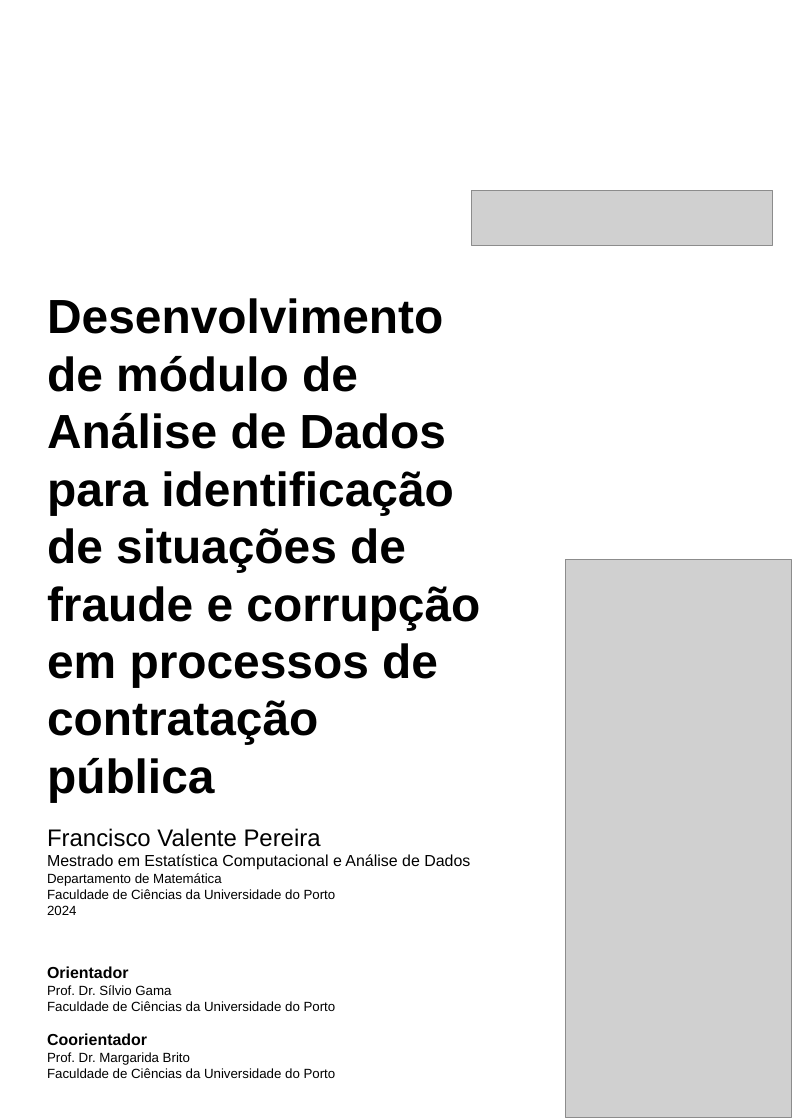
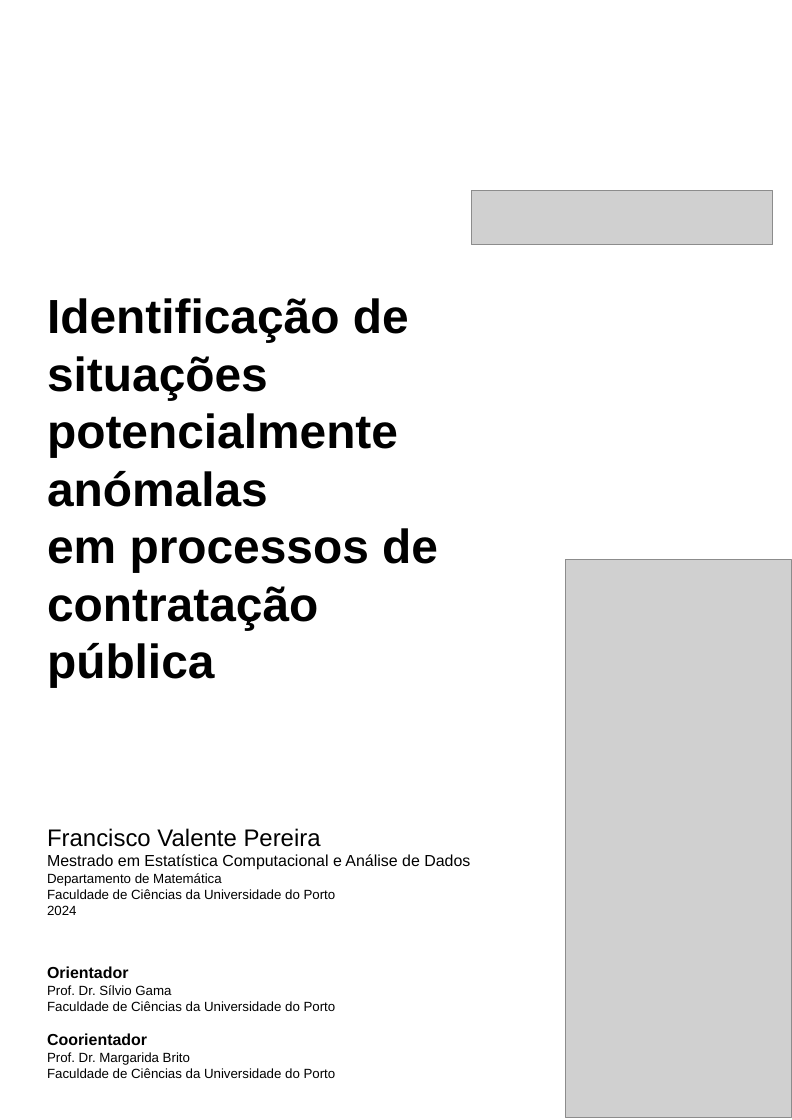
Before and after one commit to francisco-vpereira/ForceraIntership, a slide deck: slide 1 of tese/tese_pt/front-matter/Capa/FolhaRosto_InteriorCD_CapaCD_MSc_PowerPoint.pptx. Drawn at 792x1120 pixels with LibreOffice and Linux fonts; fonts in the diff are those of the drawing; grey boxes stand for pictures. Boxes give left, top, right and bottom in pixels: in the first picture for what was removed or moved away, otherwise in the second. Text is boxed around its words. In the diff, an @@ line names an element or a change of style, - is before the commit and + after.

```diff
--- a/tese/tese_pt/front-matter/Capa/FolhaRosto_InteriorCD_CapaCD_MSc_PowerPoint.pptx
+++ b/tese/tese_pt/front-matter/Capa/FolhaRosto_InteriorCD_CapaCD_MSc_PowerPoint.pptx
@@ text at bbox=[47, 298, 409, 507]: text changed @@
-Desenvolvimento
-de módulo de
-Análise de Dados
-para identificação
-de situações de
-fraude e corrupção
+Identificação de situações potencialmente anómalas
```
Also in this commit, not shown: 1 other slide changed, 28 other files.
